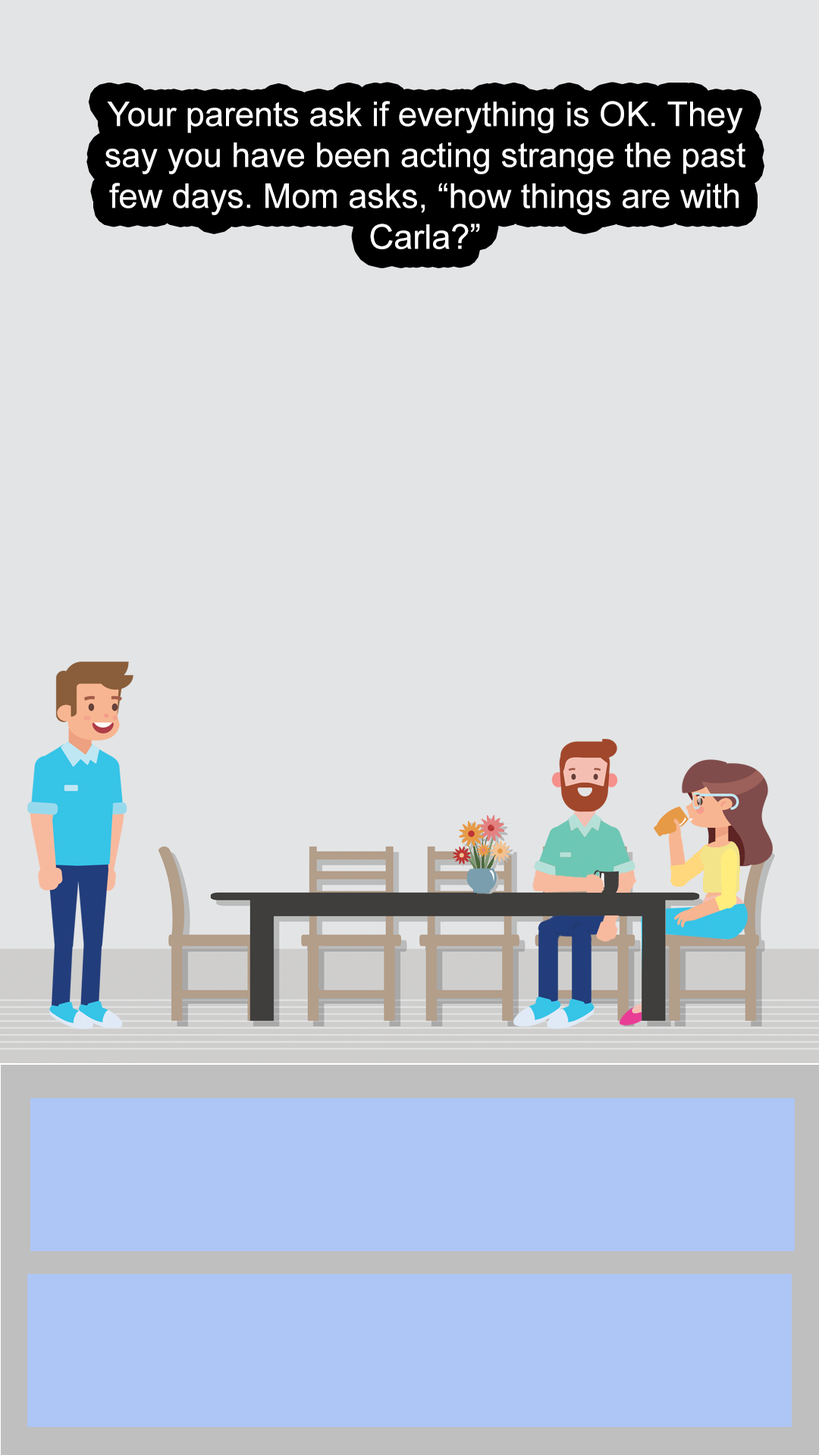
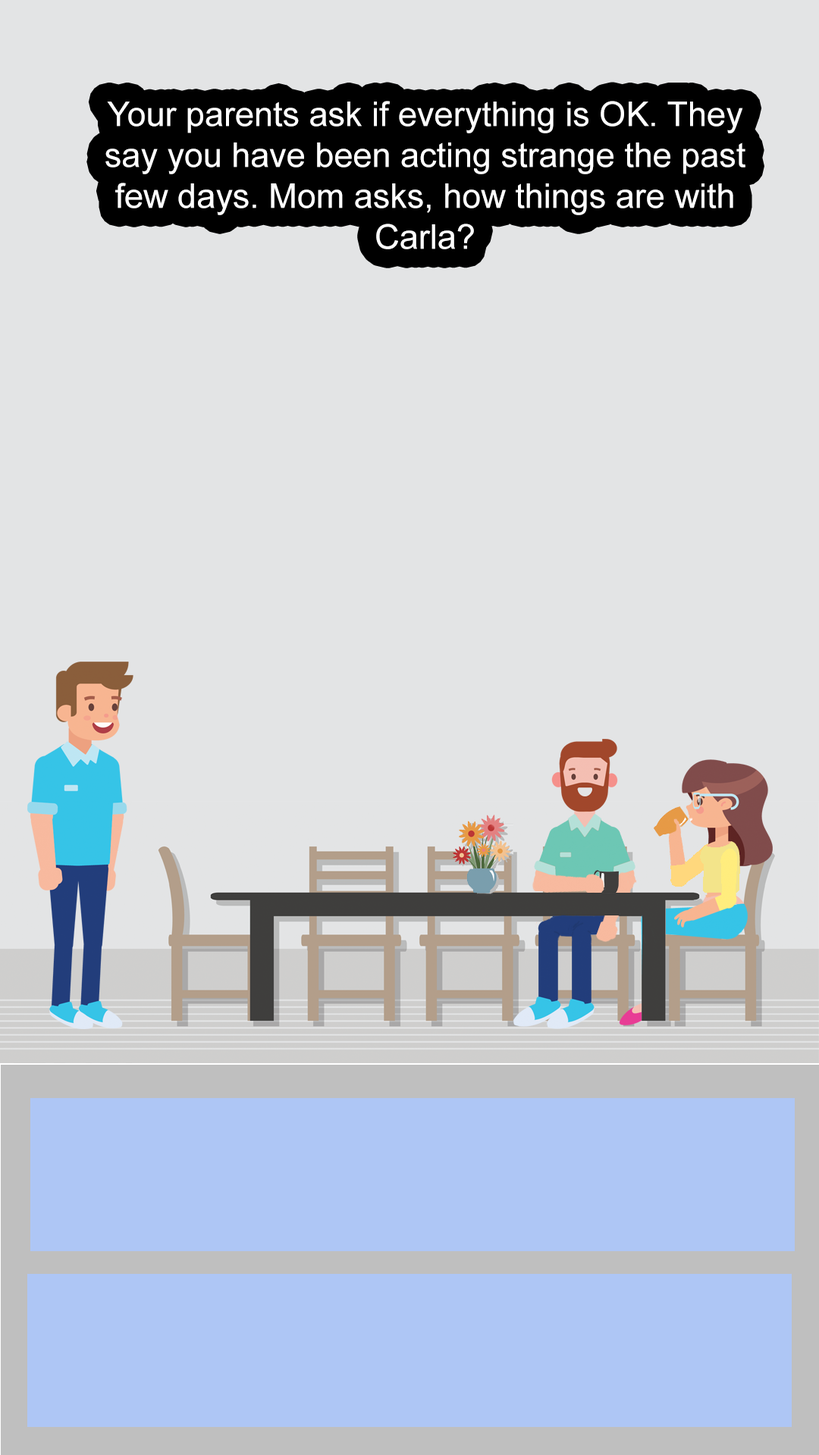
Revision of a layered 819×1455 image; what changed, layer by layer:
painted on "Your parents ask if everything is OK. They say you have been ac" over [109, 182, 739, 250]
